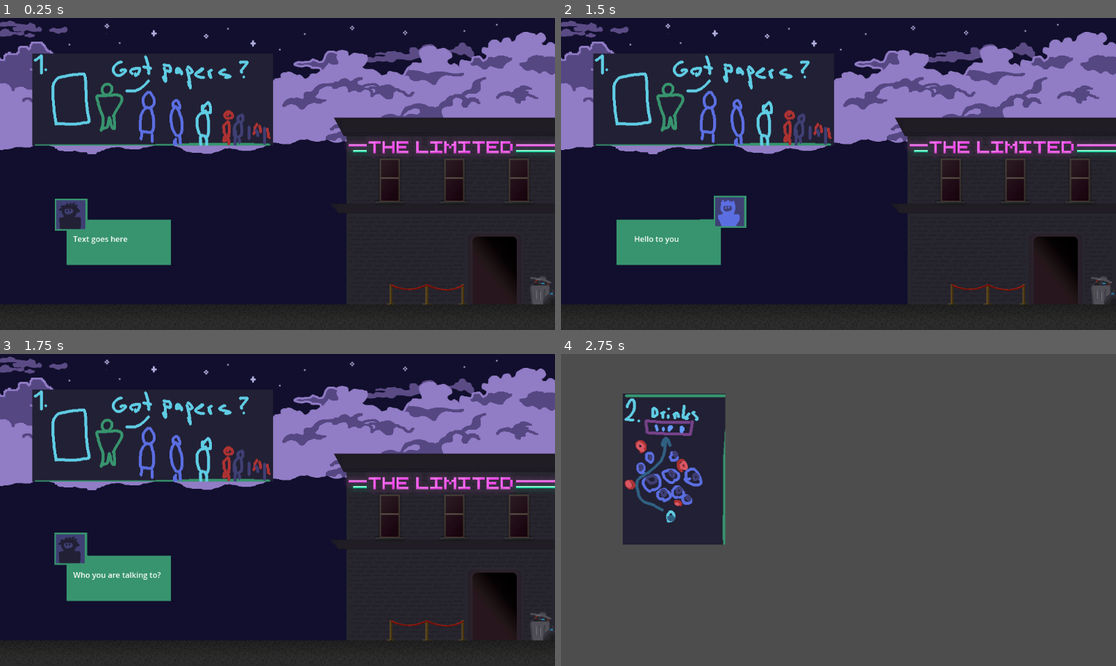
Above: before the commit, frames 1-4 (two rows, left to right).
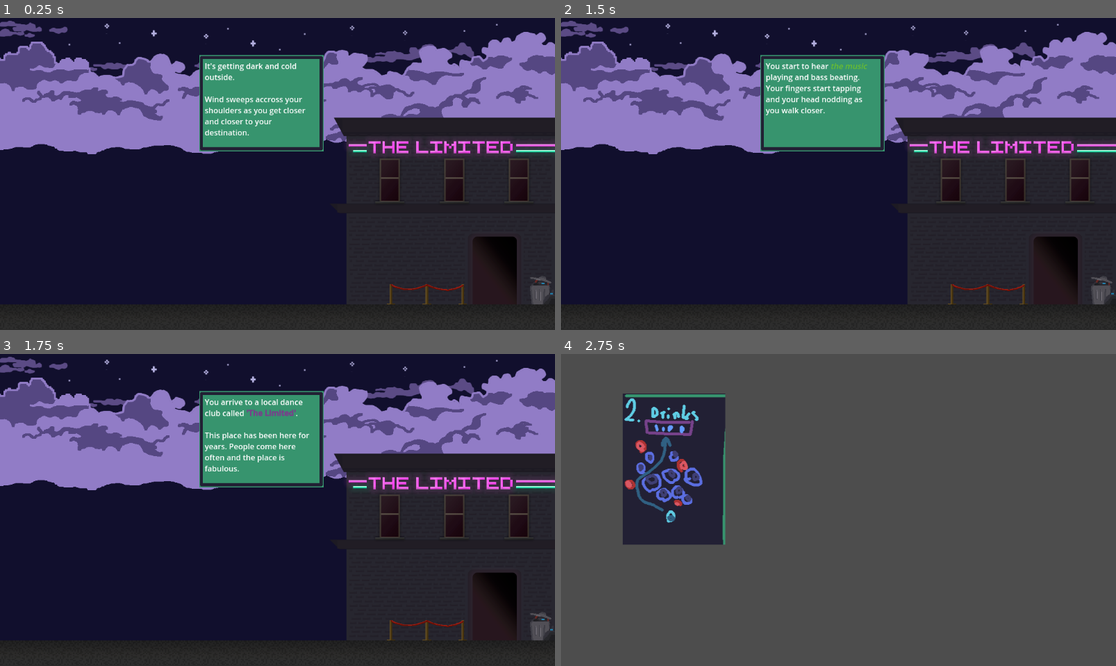
Above: after the commit, the same moments.

Repository: LudumSJB/The-Limited
Game: Godot game, scene res://scenes/root.tscn
Two runs of this game, one before a commit and one after it. Both use one fixed random seed, a clock stepped at 60 frames per second and the inputs below.
Inputs:
- Up to frame 1 (0.25 s): no input
- Up to frame 2 (1.5 s): tap Enter at 0.5 s; tap T (next_text) at 0.6 s; tap Space (action_button) at 1.25, 1.35 s
- Up to frame 3 (1.75 s): tap T (next_text) at 1.55 s
- Up to frame 4 (2.75 s): tap Enter at 2 s; tap N (next_level) at 2.1 s; tap T (next_text) at 2.3 s

The runs differ from the first frame. In frame 1, 18% of the frame differs, in the area x 5-59%, y 11-80%; in frame 2, 18%; in frame 3, 18%; in frame 4, nothing differs.

Commit message:
bigger dialog, dialog text, colors

Diff:
--- a/Scripts/dialog.gd
+++ /dev/null
@@ -1,8 +0,0 @@
-extends Object
-
-class_name Dialog
-
-# 0 = left, 1 = right dialog window
-var position: int = 0
-var text: String = ""
-var face: int = 0
--- a/dialogs/act1.json
+++ b/dialogs/act1.json
@@ -1,22 +1,44 @@
 [
 	{
+		"dialog_position": 0,
 		"position": 0,
-		"text": "hello world",
+		"text": "It's getting dark and cold outside. \n\nWind sweeps accross your shoulders as you get closer and closer to your destination.",
+		"face": -1
+	},
+	{
+		"dialog_position": 0,
+		"position": 0,
+		"text": "You start to hear [color=#6abe30][i]the music[/i][/color] playing and bass beating. Your fingers start tapping and your head nodding as you walk closer.",
+		"face": -1
+	},
+	{
+		"dialog_position": 0,
+		"position": 0,
+		"text": "You arrive to a local dance club called [color=#76428a][b]'The Limited'[/b][/color]. \n\nThis place has been here for years. People come here often and the place is fabulous.",
+		"face": -1
+	},
+	{
+		"dialog_position": 1,
+		"position": 1,
+		"text": "Good evening sir. \nWe are full. There's no more space. Nada. \nWe only have [color=#ac3232][u]limited space[/u][/color] available.",
+		"face": 1
+	},
+	{
+		"dialog_position": 0,
+		"position": 0,
+		"text": "There must be a way to get inside. No matter what it takes. \nYou know [color=#d77bba][i]tonights the night![/i][/color]",
+		"face": -1
+	},
+	{
+		"dialog_position": 2,
+		"position": 0,
+		"text": "I've come a long way to here. \n\nIs there any way I could get inside?",
 		"face": 0
 	},
 	{
+		"dialog_position": 1,
 		"position": 1,
-		"text": "Hello to you",
-		"face": 1
-	},
-	{
-		"position": 0,
-		"text": "Who you are talking to?",
-		"face": 0
-	},
-	{
-		"position": 1,
-		"text": "To you of course!",
+		"text": "Now that I think of it. \nI've been getting really hungry and my shift is not gonna end very soon. \nCould you get me a hotdog from that vendor over there?",
 		"face": 1
 	}
 ]
--- a/scenes/TimingAccuracyBar.tscn
+++ b/scenes/TimingAccuracyBar.tscn
@@ -34,7 +34,6 @@
 
 [node name="MissArea" type="Area2D" parent="Control"]
 position = Vector2(0, 68.637)
-scale = Vector2(1, 1)
 
 [node name="MissArea" type="Sprite2D" parent="Control/MissArea"]
 modulate = Color(0.960027, 0.145623, 0.310049, 1)
@@ -42,12 +41,10 @@
 texture = ExtResource("1_bi0sx")
 
 [node name="CollisionShape2D" type="CollisionShape2D" parent="Control/MissArea"]
-scale = Vector2(1, 1)
 shape = SubResource("RectangleShape2D_0huky")
 
 [node name="HitArea" type="Area2D" parent="Control"]
 position = Vector2(0, 68.637)
-scale = Vector2(1, 1)
 
 [node name="CollisionShape2D" type="CollisionShape2D" parent="Control/HitArea"]
 position = Vector2(0.5, -0.137001)
@@ -75,11 +72,9 @@
 
 [node name="CollisionShape2D" type="CollisionShape2D" parent="Control/Path2D/PathFollow2D/AreaHitter"]
 position = Vector2(0.00012207, -0.181353)
-scale = Vector2(1, 1)
 shape = SubResource("RectangleShape2D_iwd48")
 
 [node name="HitDisplay" type="Sprite2D" parent="Control/Path2D/PathFollow2D/AreaHitter"]
-scale = Vector2(1, 1)
 texture = ExtResource("1_bi0sx")
 
 [connection signal="area_entered" from="Control/Path2D/PathFollow2D/AreaHitter" to="Control/Path2D/PathFollow2D/AreaHitter" method="player_on_point"]
--- a/scenes/dialog_system.tscn
+++ b/scenes/dialog_system.tscn
@@ -1,30 +1,43 @@
 [gd_scene load_steps=4 format=3 uid="uid://bd36h1vyy37d5"]
 
-[ext_resource type="Texture2D" uid="uid://d0tfn84a2r2ym" path="res://assets/images/speechbubble.png" id="1_0x5xd"]
 [ext_resource type="Script" path="res://scripts/dialog_system.gd" id="1_g4nlg"]
+[ext_resource type="Texture2D" uid="uid://capwl0xchsr6w" path="res://assets/images/speechbubble2.png" id="2_urcba"]
 [ext_resource type="Texture2D" uid="uid://y8nlnxed1dhu" path="res://assets/images/face_01.png" id="3_m5m2a"]
 
 [node name="dialogSystem" type="Node2D"]
 script = ExtResource("1_g4nlg")
 
+[node name="dialogPosition0" type="Node2D" parent="."]
+position = Vector2(543, 177)
+
+[node name="dialogPosition2" type="Node2D" parent="."]
+position = Vector2(246, 405)
+
+[node name="dialogPosition1" type="Node2D" parent="."]
+position = Vector2(880, 405)
+
 [node name="Sprite2D" type="Sprite2D" parent="."]
 position = Vector2(235, 447)
-texture = ExtResource("1_0x5xd")
+texture = ExtResource("2_urcba")
 
 [node name="RichTextLabel" type="RichTextLabel" parent="Sprite2D"]
 texture_filter = 1
-offset_left = -83.0
-offset_right = 109.0
-offset_bottom = 54.0
+anchors_preset = -1
+anchor_right = 0.166667
+anchor_bottom = 0.61
+offset_left = -118.0
+offset_top = -89.0
+offset_right = 74.0
+offset_bottom = -35.0
 text = "Text goes here"
 metadata/_edit_use_anchors_ = true
 
 [node name="face" type="Sprite2D" parent="Sprite2D"]
-position = Vector2(-87, -38)
+position = Vector2(-152, -61)
 texture = ExtResource("3_m5m2a")
 
 [node name="facePosition1" type="Node2D" parent="Sprite2D"]
-position = Vector2(116, -44)
+position = Vector2(153, -62)
 
-[node name="facePosition0" type="Node2D" parent="Sprite2D"]
-position = Vector2(-88, -42)
+[node name="facePosition2" type="Node2D" parent="Sprite2D"]
+position = Vector2(-154, -61)
--- a/scenes/level1.tscn
+++ b/scenes/level1.tscn
@@ -1,8 +1,7 @@
-[gd_scene load_steps=6 format=3 uid="uid://b02ncl0w3nne2"]
+[gd_scene load_steps=5 format=3 uid="uid://b02ncl0w3nne2"]
 
 [ext_resource type="PackedScene" uid="uid://bd36h1vyy37d5" path="res://scenes/dialog_system.tscn" id="1_4suex"]
-[ext_resource type="Texture2D" uid="uid://cq5r16lscl8e" path="res://assets/images/background1.png" id="1_qgewf"]
-[ext_resource type="Texture2D" uid="uid://bolkcjq85c62m" path="res://assets/images/act1.png" id="1_y8kr3"]
+[ext_resource type="Texture2D" uid="uid://c7anqd02ws3om" path="res://assets/images/background1.png" id="1_qgewf"]
 [ext_resource type="Texture2D" uid="uid://y8nlnxed1dhu" path="res://assets/images/face_01.png" id="4_ubvlv"]
 [ext_resource type="Texture2D" uid="uid://dvlrkobcb7b65" path="res://assets/images/face_02.png" id="5_na01r"]
 
@@ -12,10 +11,7 @@
 position = Vector2(576, 324)
 texture = ExtResource("1_qgewf")
 
-[node name="Sprite2D" type="Sprite2D" parent="."]
-position = Vector2(317, 170)
-texture = ExtResource("1_y8kr3")
-
 [node name="dialogSystem" parent="." instance=ExtResource("1_4suex")]
+showDialogAtSceneStart = true
 dialogsPath = "res://dialogs/act1.json"
 faces = Array[Texture]([ExtResource("4_ubvlv"), ExtResource("5_na01r")])
--- a/scripts/dialog_system.gd
+++ b/scripts/dialog_system.gd
@@ -5,19 +5,25 @@
 @onready var face = $Sprite2D/face
 @onready var face_position_1 = $Sprite2D/facePosition1
 @onready var face_position_0 = $Sprite2D/facePosition0
+@onready var dialog_position_0 = $dialogPosition0
+@onready var dialog_position_1 = $dialogPosition1
+@onready var dialog_position_2 = $dialogPosition2
 
+@export var showDialogAtSceneStart : bool = true
 @export var dialogsPath: String
 @export var faces: Array[Texture]
+
 var current_dialog: int = 0
-#@export() var dialogs: Dictionary
 var dialogs: Array
 
 func _ready():
 	loadDialogs()
+	if showDialogAtSceneStart:
+		showText(dialogs[current_dialog])
 
 # Called every frame. 'delta' is the elapsed time since the previous frame.
 func _process(_delta):
-	if Input.is_action_just_pressed("next_text"):
+	if Input.is_action_just_released("next_text"):
 		current_dialog += 1
 		showText(dialogs[current_dialog])
 
@@ -30,21 +36,34 @@
 	if obj == null:
 		print("couldn't parse json!")
 	dialogs = obj
-	print("dialogs: ", dialogs)
-	print("typeof dialogs: ", typeof(dialogs))
 	print(dialogs[0].text)
 
 func hideText():
 	sprite_2d.visible = false
 
 func showText(dialog):
+	# show new text in dialog
 	sprite_2d.visible = true
 	rich_text_label.clear()
 	rich_text_label.append_text(dialog.text)
-	face.texture = faces[dialog.face]
-	if dialog.position == 0:
-		sprite_2d.flip_h = false
-		face.position = face_position_0.position
+
+	# move dialog box position
+	if dialog.dialog_position == 0:
+		sprite_2d.position = dialog_position_0.position
+	elif dialog.dialog_position == 1:
+		sprite_2d.position = dialog_position_1.position
+	elif dialog.dialog_position == 2:
+		sprite_2d.position = dialog_position_2.position
+
+	# change face and its position relative to dialog box
+	if dialog.face != -1:
+		face.visible = true
+		face.texture = faces[dialog.face]
+		if dialog.position == 0:
+			sprite_2d.flip_h = false
+			face.position = face_position_0.position
+		else:
+			sprite_2d.flip_h = true
+			face.position = face_position_1.position
 	else:
-		sprite_2d.flip_h = true
-		face.position = face_position_1.position
+		face.visible = false
Binary file added: assets/images/speechbubble2.png
Not shown, added: assets/images/speechbubble2.png.import
Not shown: 1 places in scenes/TimingAccuracyBar.tscn that only renumber resources
